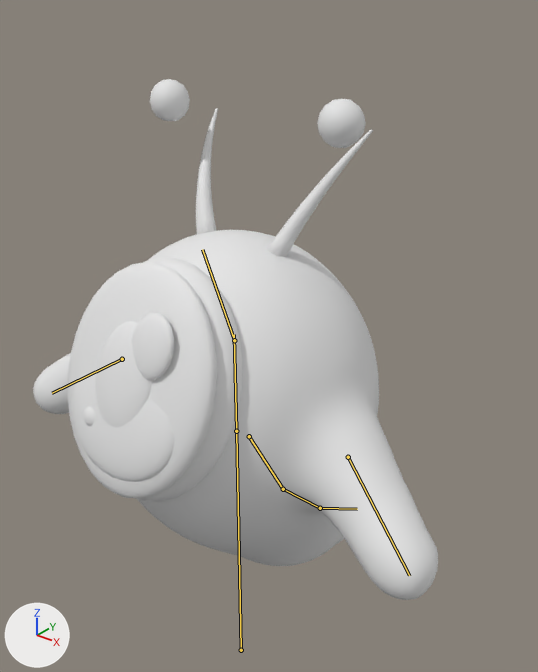
The FBX model Assets/Kesselwerk/Resources/Monsters/Gen_Glotzauge.fbx as it was, and as the next commit left it.
The view is the same before and after, from a 50 mm camera at (0.647, -0.728, 1.106) aimed at (-0.018, 0.102, 0.591). The axes (+X, +Y, +Z) are drawn at lower left. The lights are the same throughout. The older version comes first. The bones that bend it are drawn over the model as lines.

Names of what the first picture shows: 'Kreatur'.
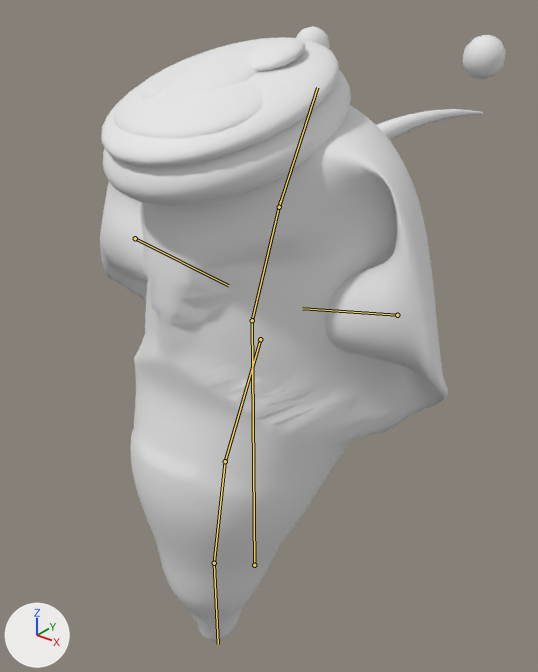
The newer file adds an action. The first version stands in its rest pose; the second is drawn at frame 17 of the action 'Armature|Cast'.

Changed parts and their boxes [x1, y1, x2, y2] in the pictures (538 x 672 px):
```json
{"object": "Kreatur", "change": "posed", "before": [33, 79, 438, 600], "after": [100, 26, 506, 642], "on screen": "18% taller"}
{"bone": "Root", "before": "(241, 650) to (236, 431)", "after": "(254, 565) to (252, 320)"}
{"bone": "Body", "before": "(236, 431) to (234, 334)", "after": "(252, 320) to (280, 200)"}
{"bone": "Head", "before": "(234, 340) to (202, 249)", "after": "(279, 207) to (317, 87)"}
{"bone": "ArmL1", "before": "(348, 457) to (409, 575)", "after": "(397, 315) to (302, 308)"}
{"bone": "ArmR1", "before": "(122, 359) to (52, 393)", "after": "(135, 238) to (228, 285)"}
{"bone": "Tail0", "before": "(249, 436) to (283, 489)", "after": "(260, 339) to (225, 461)"}
```

Scene script edits in JSON lines:
```json
{"block": "bone_root", "where": "bone_root = bpy.data.objects['Armature'].pose.bones['Root']"}
{"op": "set", "path": "bone_root.location", "old": "(0.0, 0.0, 0.0)", "new": "(0.0, 0.173, -0.04)"}
{"block": "bone_body", "where": "bone_body = bpy.data.objects['Armature'].pose.bones['Body']  # child of 'Root'"}
{"op": "set", "path": "bone_body.rotation_quaternion", "old": "(1.0, 0.0, 0.0, 0.0)", "new": "(0.982, -0.191, 0.0, 0.0)", "note": "degrees (0, 0, 0) -> degrees (-22, 0, 0)"}
{"op": "set", "path": "bone_body.scale", "old": "(1.0, 1.0, 1.0)", "new": "(1.09, 1.09, 1.09)"}
{"block": "bone_head", "where": "bone_head = bpy.data.objects['Armature'].pose.bones['Head']  # child of 'Body'"}
{"op": "set", "path": "bone_head.rotation_quaternion", "old": "(1.0, 0.0, 0.0, 0.0)", "new": "(0.97, -0.242, 0.0, 0.0)", "note": "degrees (0, 0, 0) -> degrees (-28, 0, 0)"}
{"block": "bone_arml1", "where": "bone_arml1 = bpy.data.objects['Armature'].pose.bones['ArmL1']  # child of 'Body'"}
{"op": "set", "path": "bone_arml1.rotation_quaternion", "old": "(1.0, 0.0, 0.0, 0.0)", "new": "(0.278, -0.929, 0.234, -0.07)", "note": "degrees (0, 0, 0) -> degrees (-147, 0, -28)"}
{"block": "bone_armr1", "where": "bone_armr1 = bpy.data.objects['Armature'].pose.bones['ArmR1']  # child of 'Body'"}
{"op": "set", "path": "bone_armr1.rotation_quaternion", "old": "(1.0, 0.0, 0.0, 0.0)", "new": "(0.278, -0.929, -0.234, 0.07)", "note": "degrees (0, 0, 0) -> degrees (-147, 0, 28)"}
{"block": "bone_tail0", "where": "bone_tail0 = bpy.data.objects['Armature'].pose.bones['Tail0']  # child of 'Body'"}
{"op": "set", "path": "bone_tail0.rotation_quaternion", "old": "(1.0, 0.0, 0.0, 0.0)", "new": "(0.955, -0.296, 0.0, 0.0)", "note": "degrees (0, 0, 0) -> degrees (-34, 0, 0)"}
```
